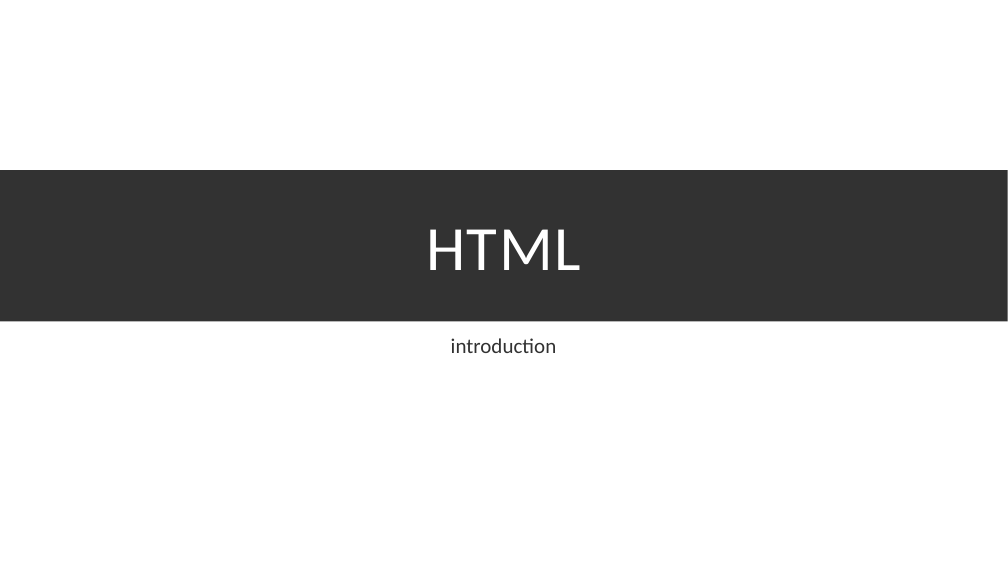
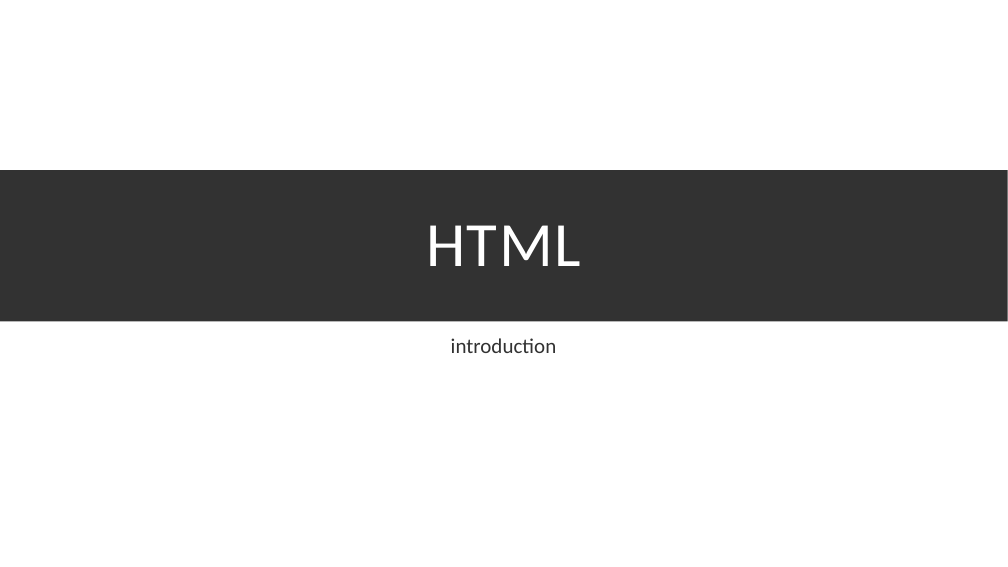
Before and after one commit to UT-ACM-Student-Chapter/Front-end-1402-course, a slide deck: slide 14 of S1/codes/Hypertextmarkuplanguage.pptx (slide 7 before the commit). Drawn at 1008x567 pixels with LibreOffice and Linux fonts; fonts in the diff are those of the drawing; background and template pictures are left out. Boxes give left, top, right and bottom in pixels: in the first picture for what was removed or moved away, otherwise in the second. Text is boxed around its words. In the diff, an @@ line names an element or a change of style, - is before the commit and + after.

```diff
--- a/S1/codes/Hypertextmarkuplanguage.pptx
+++ b/S1/codes/Hypertextmarkuplanguage.pptx
@@ title "HTML": place and size @@
-title "HTML" at [426,229,581,270]
+title "HTML" at [426,225,581,266]
```
Also in this commit, not shown: 3 other slides changed, 8 slides added.
